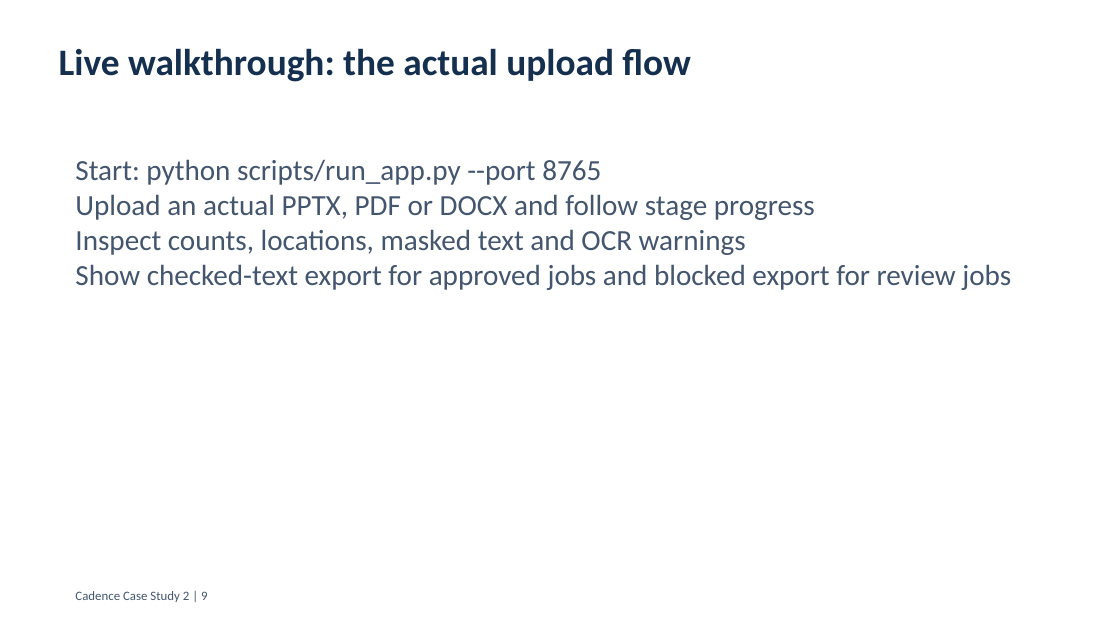
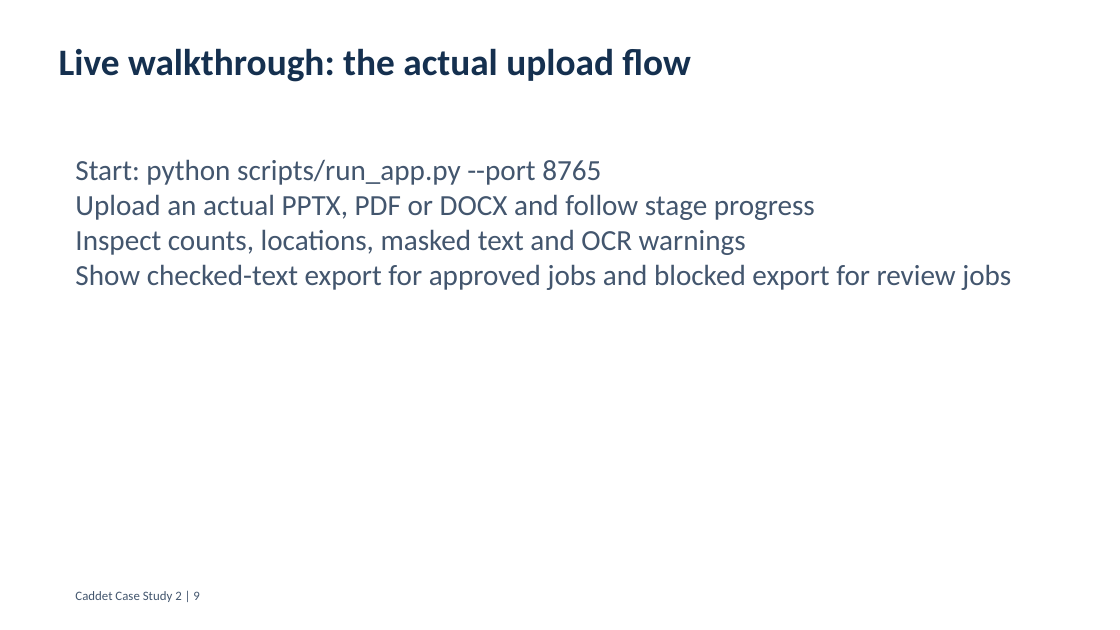
Before and after one commit to architnigam/Cadence_Detection, a slide deck: slide 9 of presentation/Cadence_Case_Study_Solution.pptx. Drawn at 1120x630 pixels with LibreOffice and Linux fonts; fonts in the diff are those of the drawing. Boxes give left, top, right and bottom in pixels: in the first picture for what was removed or moved away, otherwise in the second. Text is boxed around its words. In the diff, an @@ line names an element or a change of style, - is before the commit and + after.

```diff
--- a/presentation/Cadence_Case_Study_Solution.pptx
+++ b/presentation/Cadence_Case_Study_Solution.pptx
@@ text at (x1=75, y1=591, x2=199, y2=602): text changed @@
-Cadence Case Study 2 | 9
+Caddet Case Study 2 | 9
```
Also in this commit, not shown: 9 other slides changed, 6 other files.
